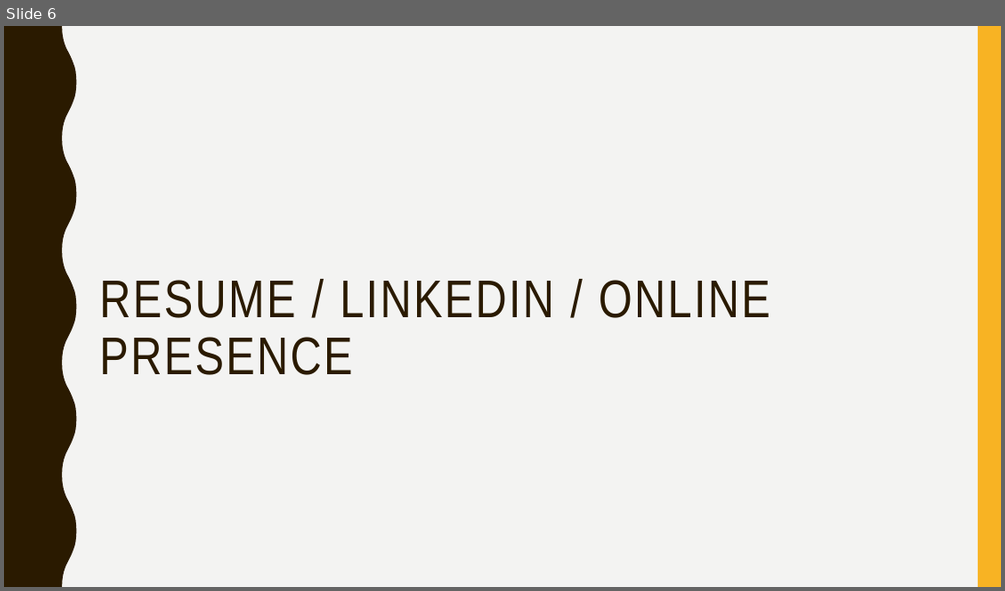
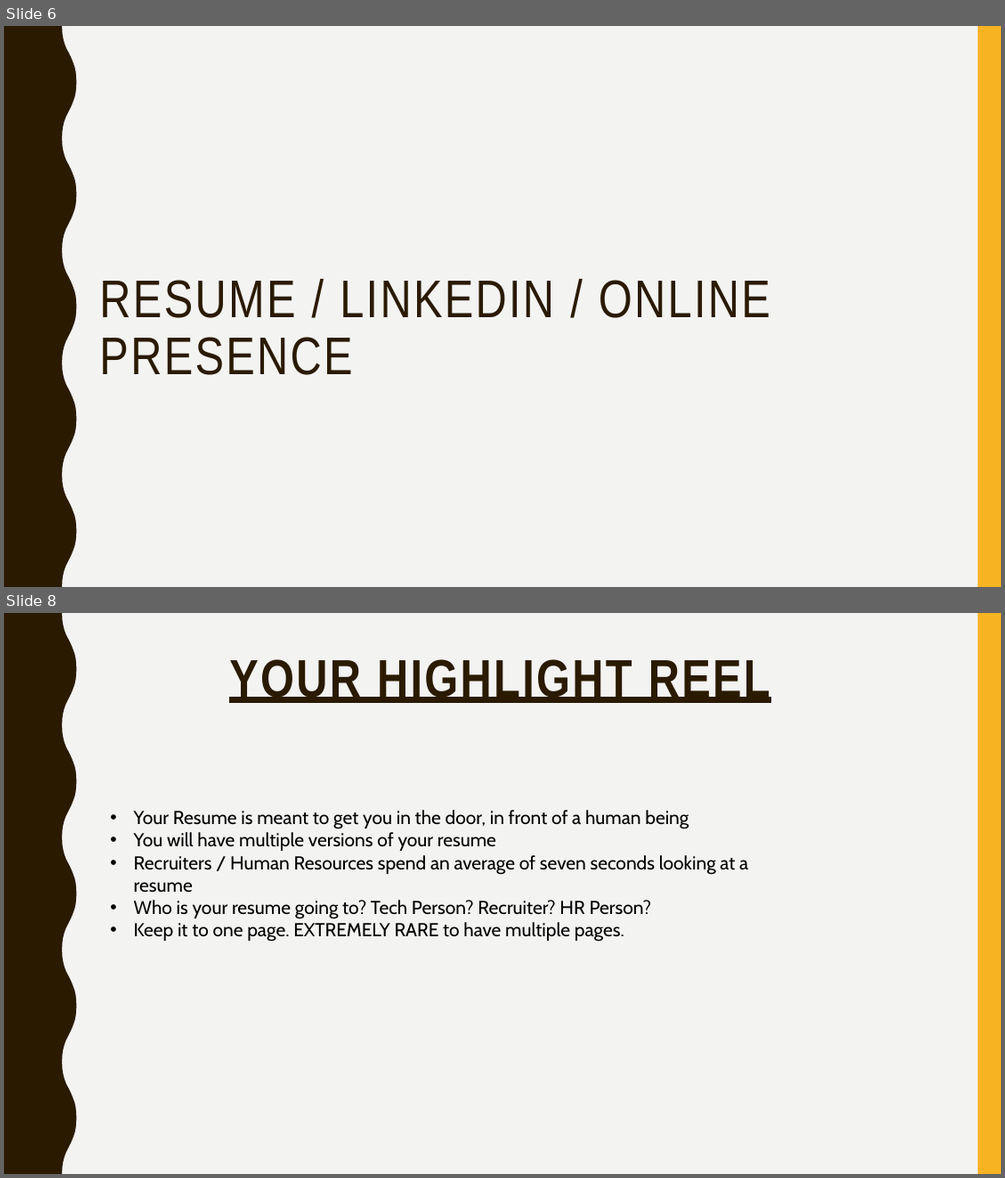
Before and after one commit to lakshmi-intechcode/jng_instr_folder, a slide deck: Job_Stuff/Jng_Job_Prezzie.pptx. Shown one above the other, each under a label of ours: slide 6 before the commit, slides 6 and 8 after it; the slides between them are not shown. The pictures are 1005x591 and 1005x1178 pixels, drawn with LibreOffice and Linux fonts; fonts in the diff are those of the drawing. Boxes give left, top, right and bottom in pixels: in the first picture for what was removed or moved away, otherwise in the second. Text is boxed around its words. In the diff, an @@ line names an element or a change of style, - is before the commit and + after.

```diff
--- a/Job_Stuff/Jng_Job_Prezzie.pptx
+++ b/Job_Stuff/Jng_Job_Prezzie.pptx
@@ slide 8 added at [4, 613, 1001, 1174], background #F3F3F2; not listed: 2 template elements that a slide beside it also shows @@
@@ title added at [229, 659, 770, 703], 51 pt, text #2A1A00, bold, underline @@
+YOUR HIGHLIGHT REEL
@@ text added at [134, 810, 748, 941], 18 pt, text #000000 @@
+• Your Resume is meant to get you in the door, in front of a human being
+• You will have multiple versions of your resume
+• Recruiters / Human Resources spend an average of seven seconds looking at a resume
+• Who is your resume going to? Tech Person? Recruiter? HR Person?
+• Keep it to one page. EXTREMELY RARE to have multiple pages.
```
Also in this commit, not shown: 1 slide changed, 9 other slides added, 1 slide removed.
